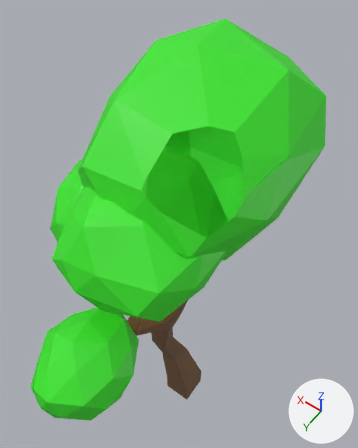
What one commit did to the FBX model Parasite Forest Level 1&2/Assets/MyAssets/POI/T_tree2.fbx.
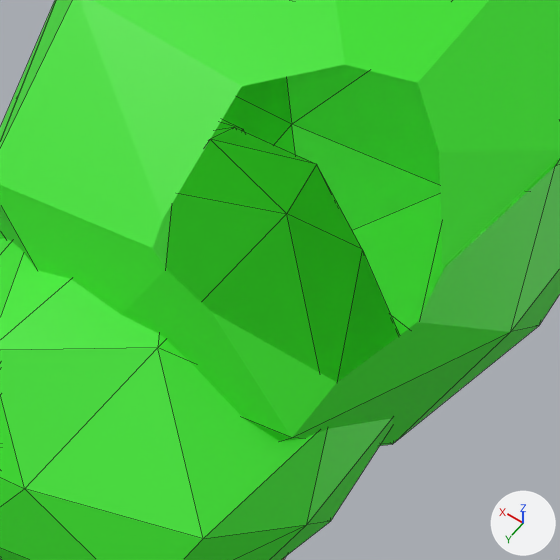
Each version appears first whole from a camera (50 mm lens) standing at (-3.08, 4.58, 14.99) and looking at (0.62, -0.6, 6.86), and next in a close-up on the part from 24% to 80% of the width and 23% to 67% of the height. Lighting does not change. The marker at lower right points along +X, +Y and +Z. The close-ups show mesh edges as thin lines. Everything nearer to the camera than a plane just in front of the edit is cut away. Where no turn or scale is listed for an object, it has been applied to the vertices. Vertices at the same position are counted once.
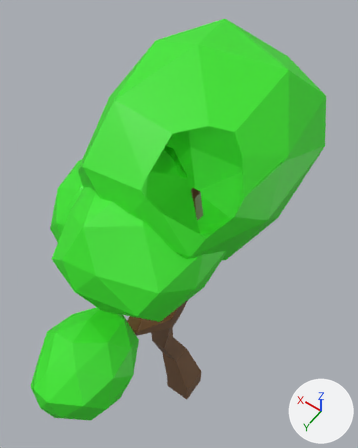
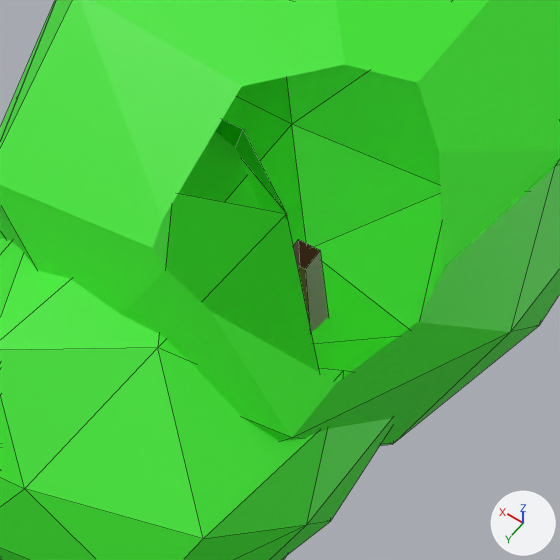
Where the change shows, as pixel boxes [x1, y1, x2, y2] in the close-ups (560 x 560 px):
part 1 of me_icosphere_002, deleted (green): before [179, 119, 400, 382]

Patch to the scene script:
```diff
--- a/Parasite Forest Level 1&2/Assets/MyAssets/POI/T_tree2.fbx.py
+++ b/Parasite Forest Level 1&2/Assets/MyAssets/POI/T_tree2.fbx.py
@@ me_icosphere_002 @@
 # used by ob_icosphere_002; location = (0.827, 0.74, 8.681)
-me_icosphere_002.from_pydata(...)  # 275 vertices, 422 faces; spans x -2.51..0.95, y -2.91..3.1, z -8.6..2.62
+me_icosphere_002.from_pydata(...)  # 262 vertices, 371 faces; spans x -2.51..0.95, y -2.91..3.1, z -8.6..2.62
+# me_icosphere_002 part 1
+# 13 vertices are removed from x -1.67..-0.23, y -0.71..-0.11, z 0.28..1.5
+# 49 faces are deleted
 me_icosphere_002.materials.append(mat_material_001)
```
